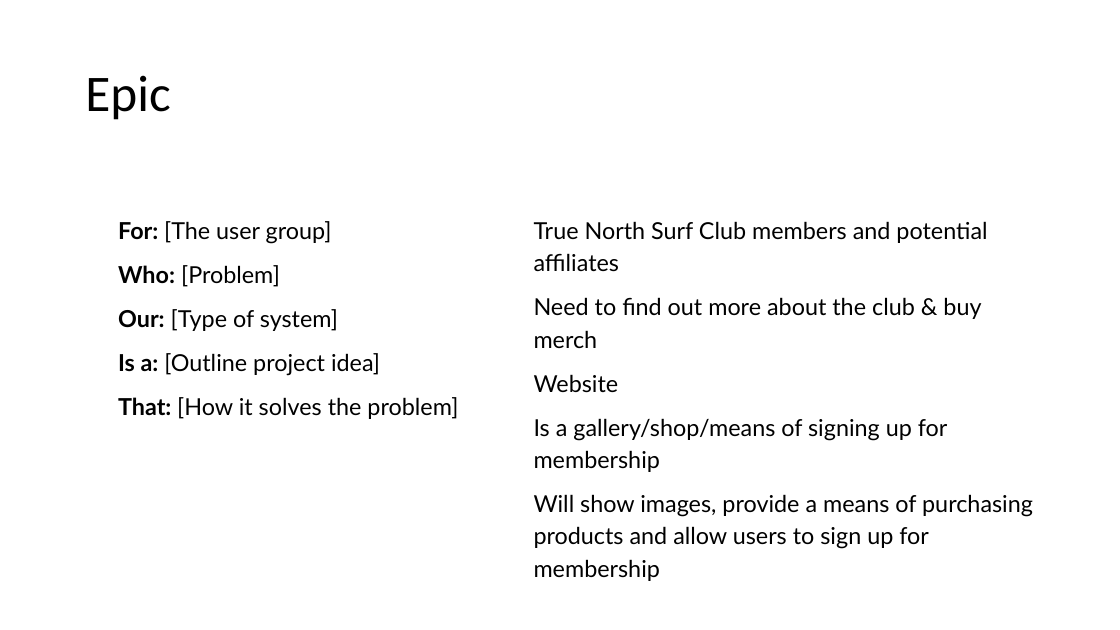
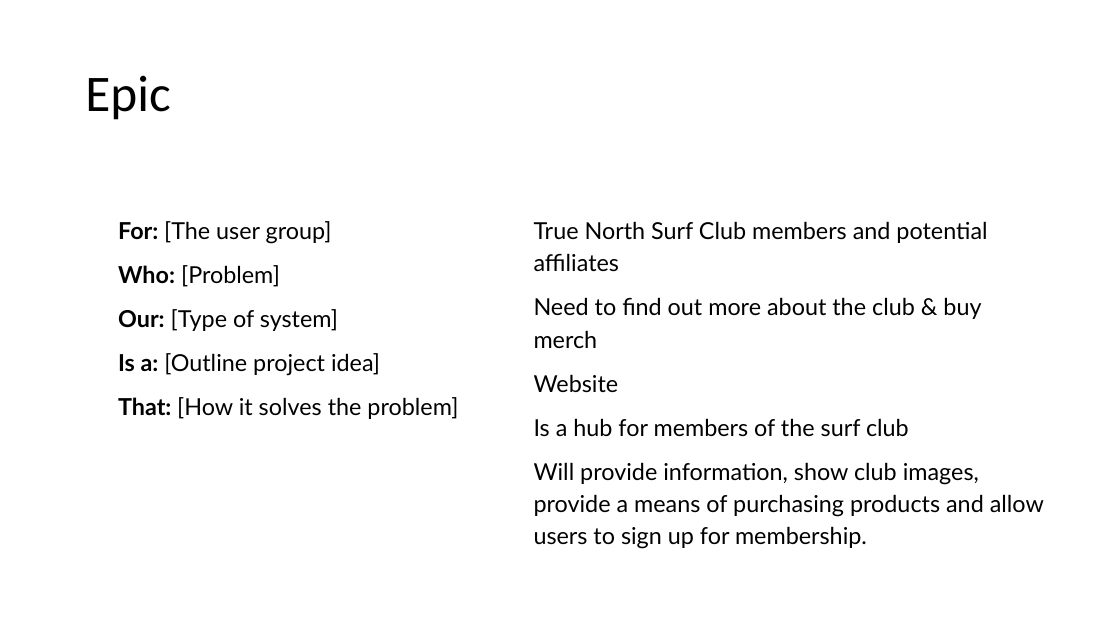
Before and after one commit to benkelly2/KV6002, a slide deck: slide 3 of KV6002_21 TOR Presentation.pptx. Drawn at 1120x630 pixels with LibreOffice and Linux fonts; fonts in the diff are those of the drawing. Boxes give left, top, right and bottom in pixels: in the first picture for what was removed or moved away, otherwise in the second. Text is boxed around its words. In the diff, an @@ line names an element or a change of style, - is before the commit and + after.

```diff
--- a/KV6002_21 TOR Presentation.pptx
+++ b/KV6002_21 TOR Presentation.pptx
@@ table at (70,213,1051,553) @@
-row 1, column 2: True North Surf Club members and potential affiliates / Need to find out more about the club & buy merch / Website / Is a gallery/shop/means of signing up for membership / Will show images, provide a means of purchasing products and allow users to sign up for membership
+row 1, column 2: True North Surf Club members and potential affiliates / Need to find out more about the club & buy merch / Website / Is a hub for members of the surf club / Will provide information, show club images, provide a means of purchasing products and allow users to sign up for membership.
```
Also in this commit, not shown: 5 other slides changed, 1 slide added.
